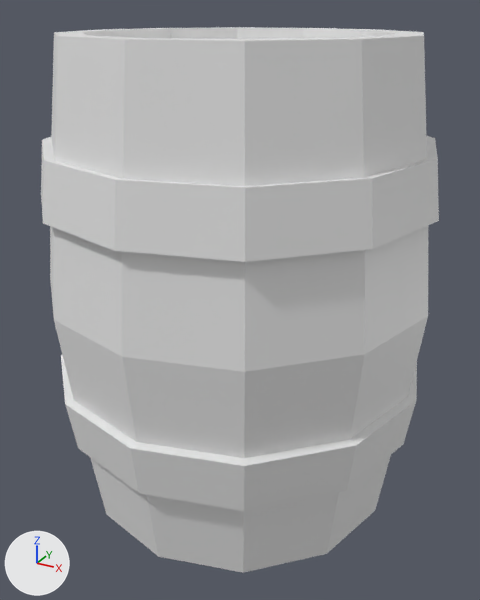
The Blender file Blender Assets/Blender Props/Barrel.blend, before and after one commit.
Rendered twice from a 50 mm lens placed at (0.656, -1.191, 1.042), pointed at (0.01, -0.017, 0.455). Arrows for +X, +Y and +Z are at lower left; the lights stay in place.

Names of what the first picture shows: 'Barrel'.
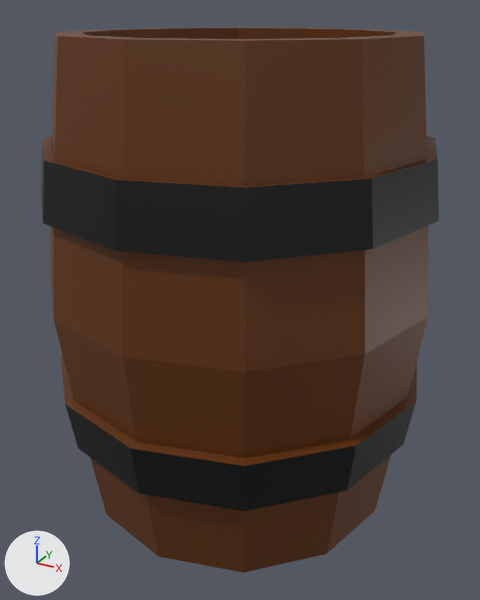
What the commit changed:
Material 'BarrelWood' (mat_barrelwood) is new.
Its base color is (0.119, 0.0304, 0.0) (brown #613100).
Material 'BarrelNotWood' (mat_barrelnotwood) is new.
Its base color is (0.0, 0.0, 0.0) (black #000000).
me_cylinder_001 has 192 vertices, 186 faces and spans x -0.413..0.413, y -0.413..0.413, z 0.0..1.0.
me_cylinder_001 is used by ob_barrel; location (0.0, 0.0, 0.0).
me_cylinder_001 part 1: 154 of the faces centred in x -0.376..0.376, y -0.376..0.376, z 0.0..1.0 switch from no material to mat_barrelwood (brown #613100).
me_cylinder_001 part 2: 20 of the faces centred in x -0.377..0.377, y -0.377..0.377, z 0.745..0.971 switch from no material to mat_barrelnotwood (black #000000).
me_cylinder_001 part 3: 12 of the faces centred in x -0.376..0.376, y -0.376..0.376, z 0.254 switch from no material to mat_barrelnotwood (black #000000).

Location of each change, [x1, y1, x2, y2] in pixels of the pictures (480 x 600 px):
part 1 of me_cylinder_001, recoloured (grey to brown): [42, 27, 438, 573] in both
part 2 of me_cylinder_001, recoloured (grey to black): [41, 145, 439, 262] in both
part 3 of me_cylinder_001, recoloured (grey to black): [65, 401, 416, 511] in both
